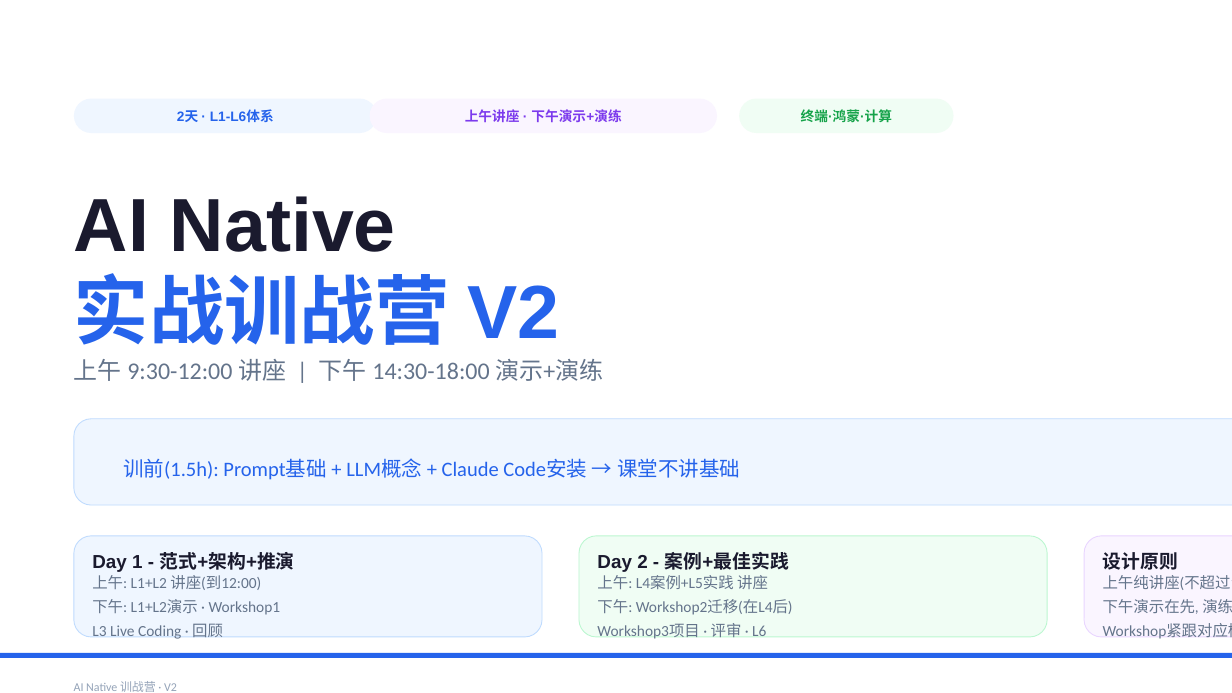
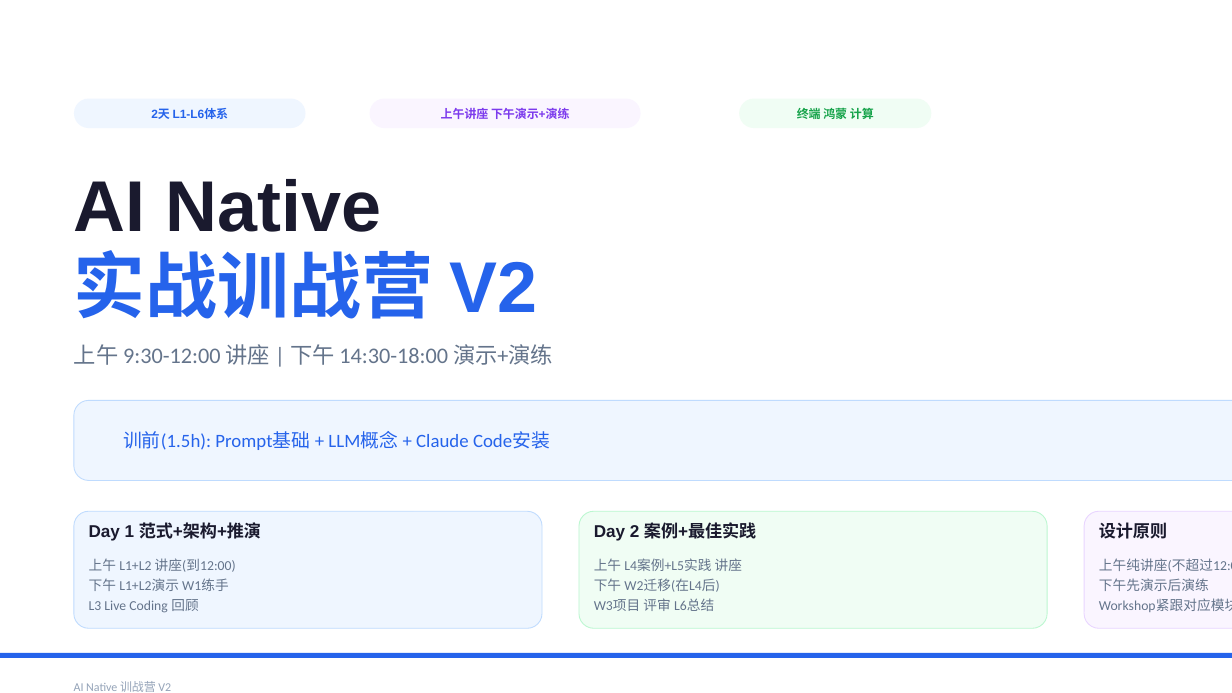
Before and after one commit to JungleTestLabs/ai-coding-training, a slide deck: slide 1 of docs/AI-Native-训战营-介绍与日程.pptx. Drawn at 1232x693 pixels with LibreOffice and Linux fonts; fonts in the diff are those of the drawing. Boxes give left, top, right and bottom in pixels: in the first picture for what was removed or moved away, otherwise in the second. Text is boxed around its words. In the diff, an @@ line names an element or a change of style, - is before the commit and + after.

```diff
--- a/docs/AI-Native-训战营-介绍与日程.pptx
+++ b/docs/AI-Native-训战营-介绍与日程.pptx
@@ rounded rectangle: place and size @@
-rounded rectangle at (74, 99, 377, 133)
+rounded rectangle at (74, 99, 306, 128)
@@ text at (151, 108, 229, 119): text changed; size 8 to 7 pt @@
-2天 · L1-L6体系
+2天 L1-L6体系
@@ rounded rectangle: place and size @@
-rounded rectangle at (370, 99, 717, 133)
+rounded rectangle at (370, 99, 641, 128)
@@ text at (441, 108, 569, 119): text changed; size 8 to 7 pt @@
-上午讲座 · 下午演示+演练
+上午讲座 下午演示+演练
@@ rounded rectangle: place and size @@
-rounded rectangle at (739, 99, 954, 133)
+rounded rectangle at (739, 99, 931, 128)
@@ text at (797, 105, 874, 121): text changed; size 8 to 7 pt @@
-终端·鸿蒙·计算
+终端 鸿蒙 计算
@@ text "AI Native": place and size @@
-text "AI Native" at (74, 196, 396, 252)
+text "AI Native" at (74, 179, 382, 232)
@@ text "AI Native" at (74, 179, 382, 232): size 44 to 42 pt @@
@@ text "实战训战营 V2" at (74, 250, 538, 319): size 44 to 42 pt @@
@@ text "实战训战营 V2": place and size @@
-text "实战训战营 V2" at (74, 273, 560, 345)
+text "实战训战营 V2" at (74, 250, 538, 319)
@@ text "上午 9:30-12:00 讲座 | 下午 ...": place and size @@
-text "上午 9:30-12:00 讲座 | 下午 ..." at (74, 359, 603, 381)
+text "上午 9:30-12:00 讲座 | 下午 ..." at (74, 344, 553, 365)
@@ text "上午 9:30-12:00 讲座 | 下午 ..." at (74, 344, 553, 365): size 14 to 13 pt @@
@@ proportions changed in 4 elements at (74, 511, 542, 628), (579, 511, 1047, 628), (1084, 511, 1232, 628), (74, 400, 1232, 480) @@
@@ rounded rectangle: place and size @@
-rounded rectangle at (74, 419, 1232, 505)
+rounded rectangle at (74, 400, 1232, 480)
@@ text at (123, 431, 550, 450): text changed; size 12 to 11 pt @@
-训前(1.5h): Prompt基础 + LLM概念 + Claude Code安装 → 课堂不讲基础
+训前(1.5h): Prompt基础 + LLM概念 + Claude Code安装
@@ rounded rectangle: place and size @@
-rounded rectangle at (74, 536, 542, 637)
+rounded rectangle at (74, 511, 542, 628)
@@ text at (89, 522, 261, 541): text changed; size 11 to 10 pt @@
-Day 1 - 范式+架构+推演
+Day 1 范式+架构+推演
@@ rounded rectangle: place and size @@
-rounded rectangle at (579, 536, 1047, 637)
+rounded rectangle at (579, 511, 1047, 628)
@@ text at (594, 522, 756, 541): text changed; size 11 to 10 pt @@
-Day 2 - 案例+最佳实践
+Day 2 案例+最佳实践
@@ rounded rectangle: place and size @@
-rounded rectangle at (1084, 536, 1232, 637)
+rounded rectangle at (1084, 511, 1232, 628)
@@ text "设计原则": place and size @@
-text "设计原则" at (1103, 552, 1178, 570)
+text "设计原则" at (1099, 522, 1167, 539)
@@ text "设计原则" at (1099, 522, 1167, 539): size 11 to 10 pt @@
@@ text at (89, 558, 236, 613): text changed; size 9 to 8 pt @@
-上午: L1+L2 讲座(到12:00)
-下午: L1+L2演示 · Workshop1
-L3 Live Coding · 回顾
+上午 L1+L2 讲座(到12:00)
+下午 L1+L2演示 W1练手
+L3 Live Coding 回顾
@@ text at (594, 558, 742, 611): text changed; size 9 to 8 pt @@
-上午: L4案例+L5实践 讲座
-下午: Workshop2迁移(在L4后)
-Workshop3项目 · 评审 · L6
+上午 L4案例+L5实践 讲座
+下午 W2迁移(在L4后)
+W3项目 评审 L6总结
@@ text at (1099, 558, 1232, 612): size 9 to 8 pt in "上午纯讲座(不超过12:00)", "Workshop紧跟对应模块"; line spacing 1.3 to 1.2 @@
@@ text "上午纯讲座(不超过12:00)": place and size @@
-text "上午纯讲座(不超过12:00)" at (1103, 575, 1232, 590)
+text "上午纯讲座(不超过12:00)" at (1099, 558, 1232, 612)
@@ text at (1099, 578, 1209, 591): text changed; size 9 to 8 pt @@
-下午演示在先, 演练在后
+下午先演示后演练
@@ text at (74, 681, 171, 692): text changed @@
-AI Native 训战营 · V2
+AI Native 训战营 V2
```
Also in this commit, not shown: 5 other slides changed, 1 other file.
